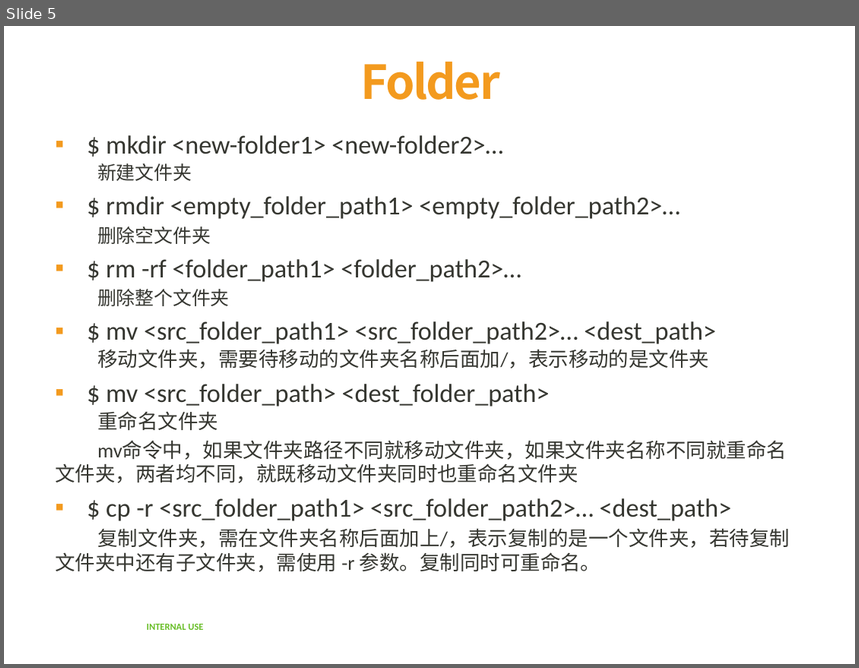
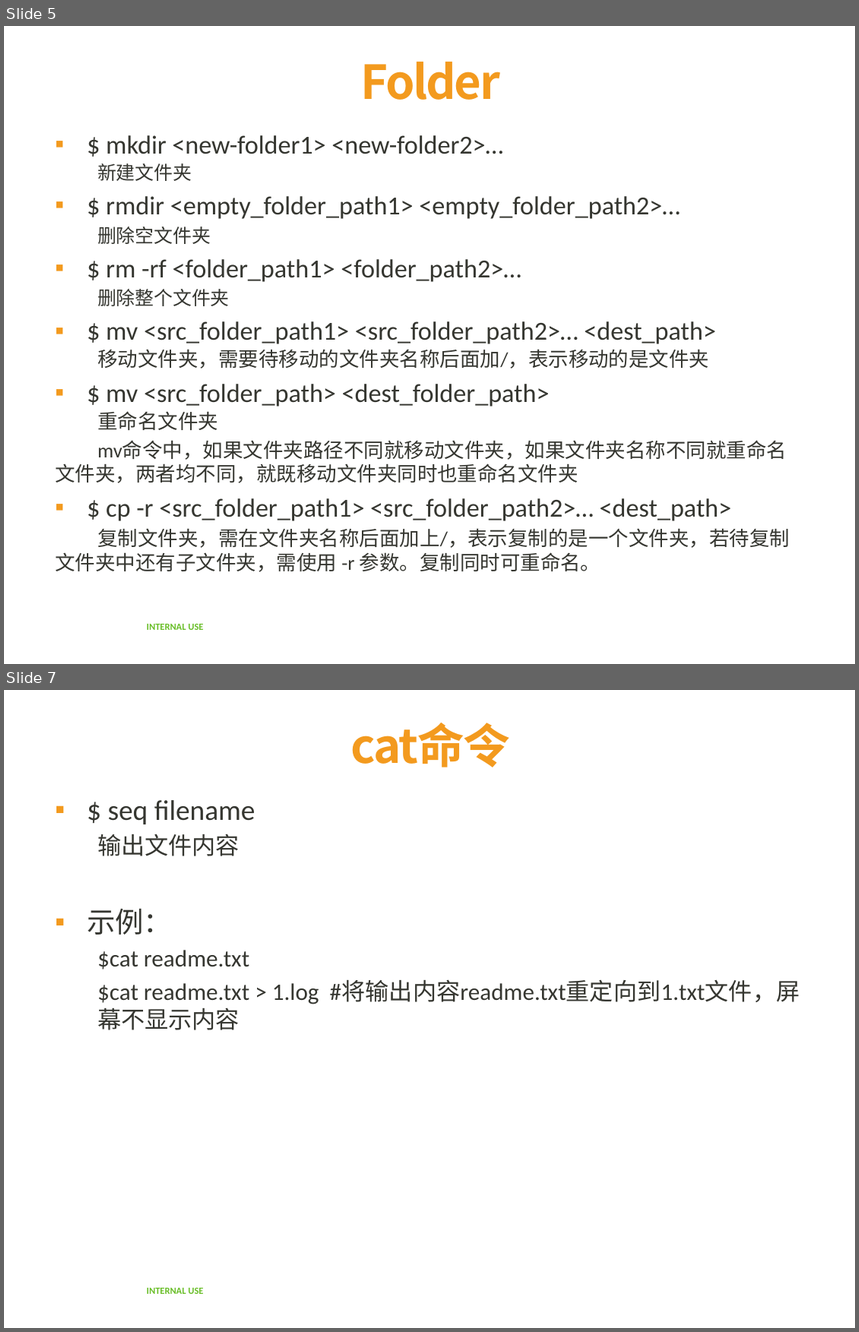
Before and after one commit to yalong0424/learning_summary, a slide deck: linux/linux_cmd.pptx. Shown one above the other, each under a label of ours: slide 5 before the commit, slides 5 and 7 after it; the slides between them are not shown. The pictures are 859x668 and 859x1332 pixels, drawn with LibreOffice and Linux fonts; fonts in the diff are those of the drawing; background and template pictures are left out. Boxes give left, top, right and bottom in pixels: in the first picture for what was removed or moved away, otherwise in the second. Text is boxed around its words. In the diff, an @@ line names an element or a change of style, - is before the commit and + after.

```diff
--- a/linux/linux_cmd.pptx
+++ b/linux/linux_cmd.pptx
@@ slide 7 added at bbox=[4, 690, 855, 1328], background #FFFFFF; not listed: 1 template element that a slide beside it also shows @@
@@ title added at bbox=[351, 723, 510, 768], 39.6 pt, text #F39A1E, bold @@
+cat命令
@@ text added at bbox=[87, 800, 800, 1030], 20 pt, text #353630 @@
+▪ $ seq filename
+  输出文件内容
+▪ 示例：
+  $cat readme.txt
+  $cat readme.txt > 1.log #将输出内容readme.txt重定向到1.txt文件，屏幕不显示内容
```
Also in this commit, not shown: 6 other slides added, 4 slides removed.
